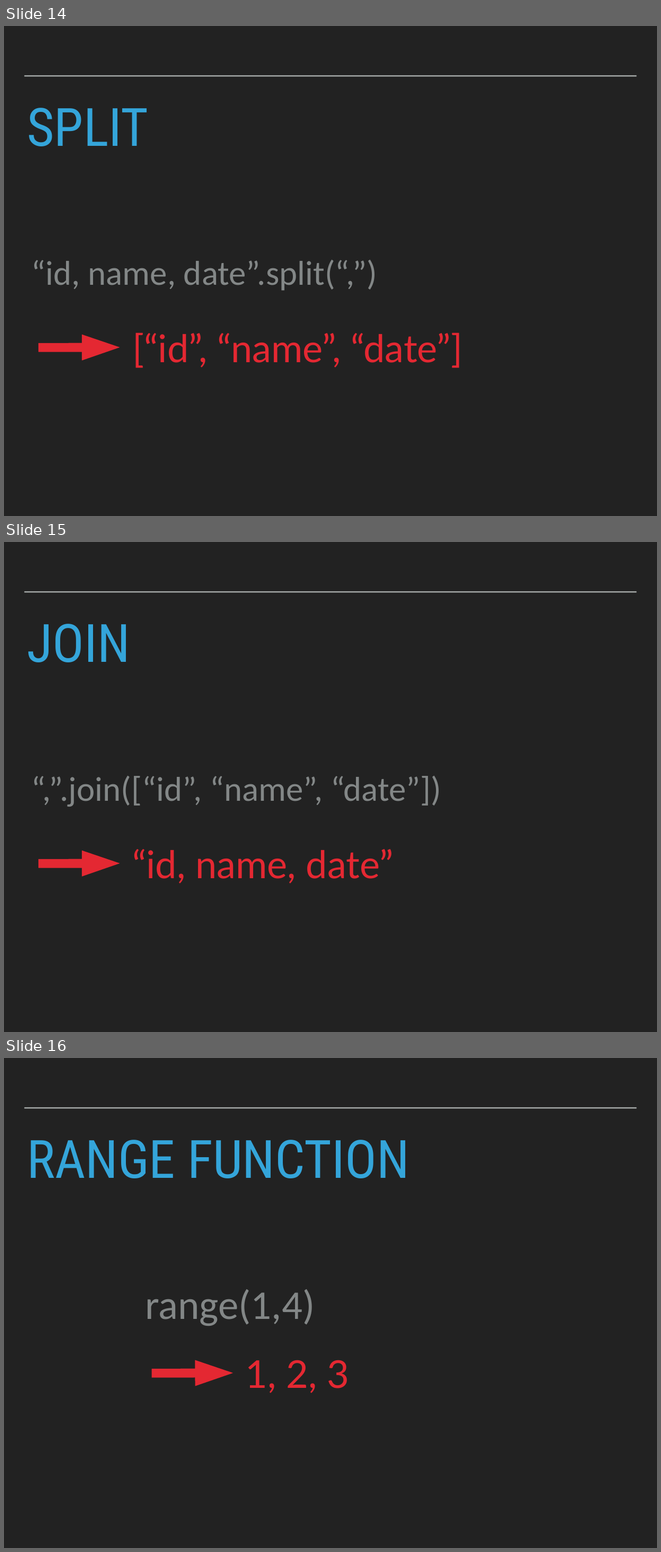
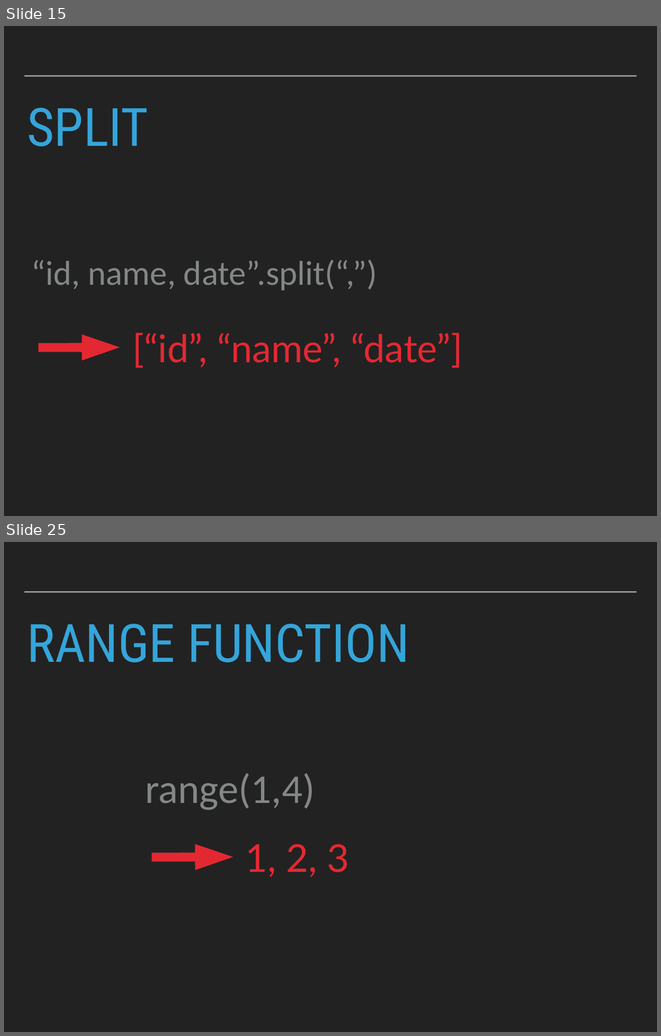
Before and after one commit to robcarrington/Week2_PythonForDataScience, a slide deck: Session3_Slides.pptx. Shown one above the other, each under a label of ours: slides 14, 15 and 16 before the commit, slides 15 and 25 after it; the slides between them are not shown. The pictures are 661x1552 and 661x1036 pixels, drawn with LibreOffice and Linux fonts; fonts in the diff are those of the drawing. Boxes give left, top, right and bottom in pixels: in the first picture for what was removed or moved away, otherwise in the second. Text is boxed around its words. In the diff, an @@ line names an element or a change of style, - is before the commit and + after.

```diff
--- a/Session3_Slides.pptx
+++ b/Session3_Slides.pptx
@@ slide 15 removed at box(4, 542, 657, 1032), background #222222; not listed: 1 template element that a slide beside it also shows @@
@@ title removed at box(27, 624, 130, 662) @@
-JOIN
@@ text removed at box(32, 776, 441, 806) @@
-“,”.join([“id”, “name”, “date”])
@@ right arrow removed at box(38, 850, 120, 876) @@
@@ text removed at box(132, 849, 394, 883) @@
-“id, name, date”
@@ what was slide 14 is now slide 15 @@
@@ what was slide 16 is now slide 25 @@
```
Also in this commit, not shown: 5 slides changed, 15 slides added, 5 other slides removed, 3 other files.
